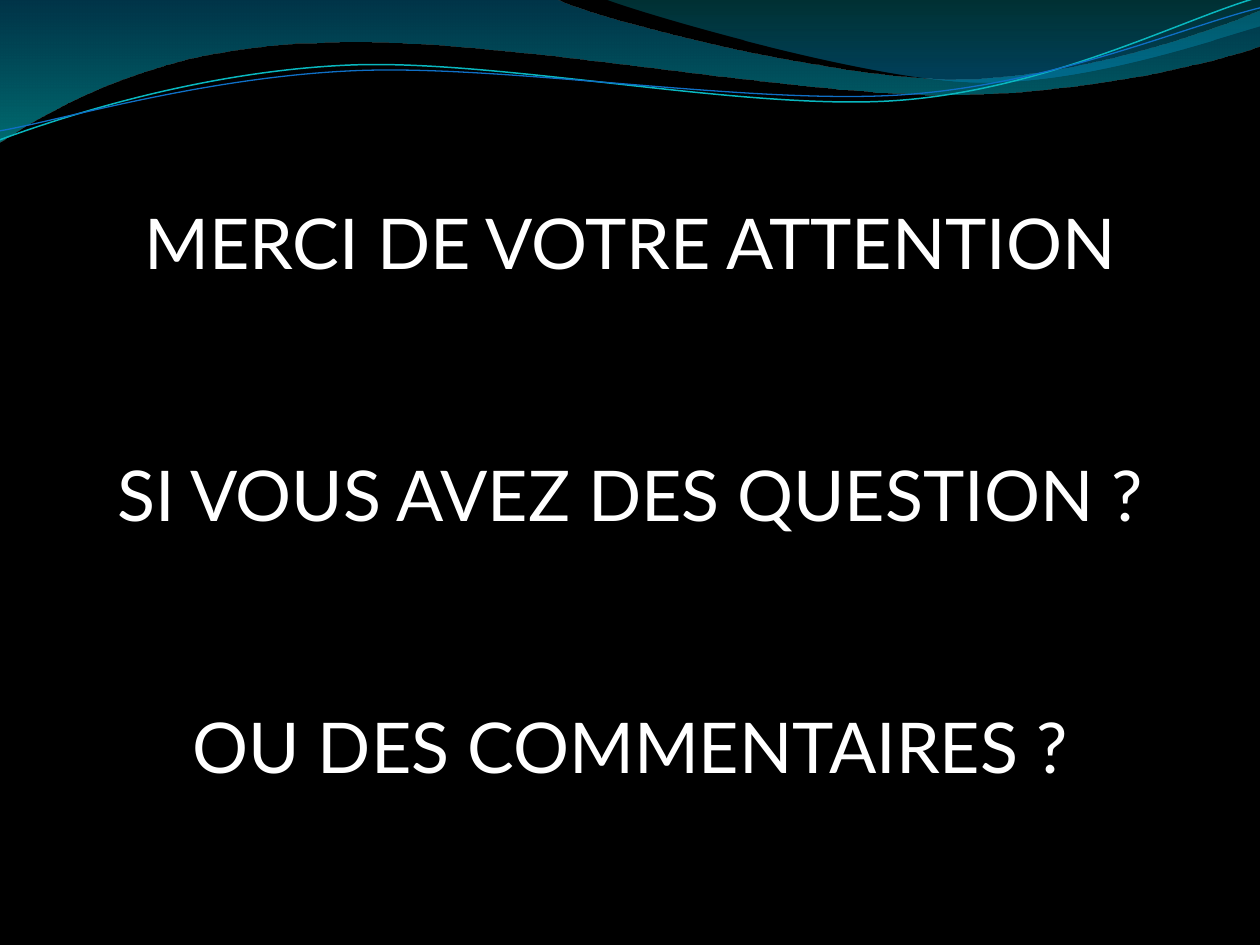
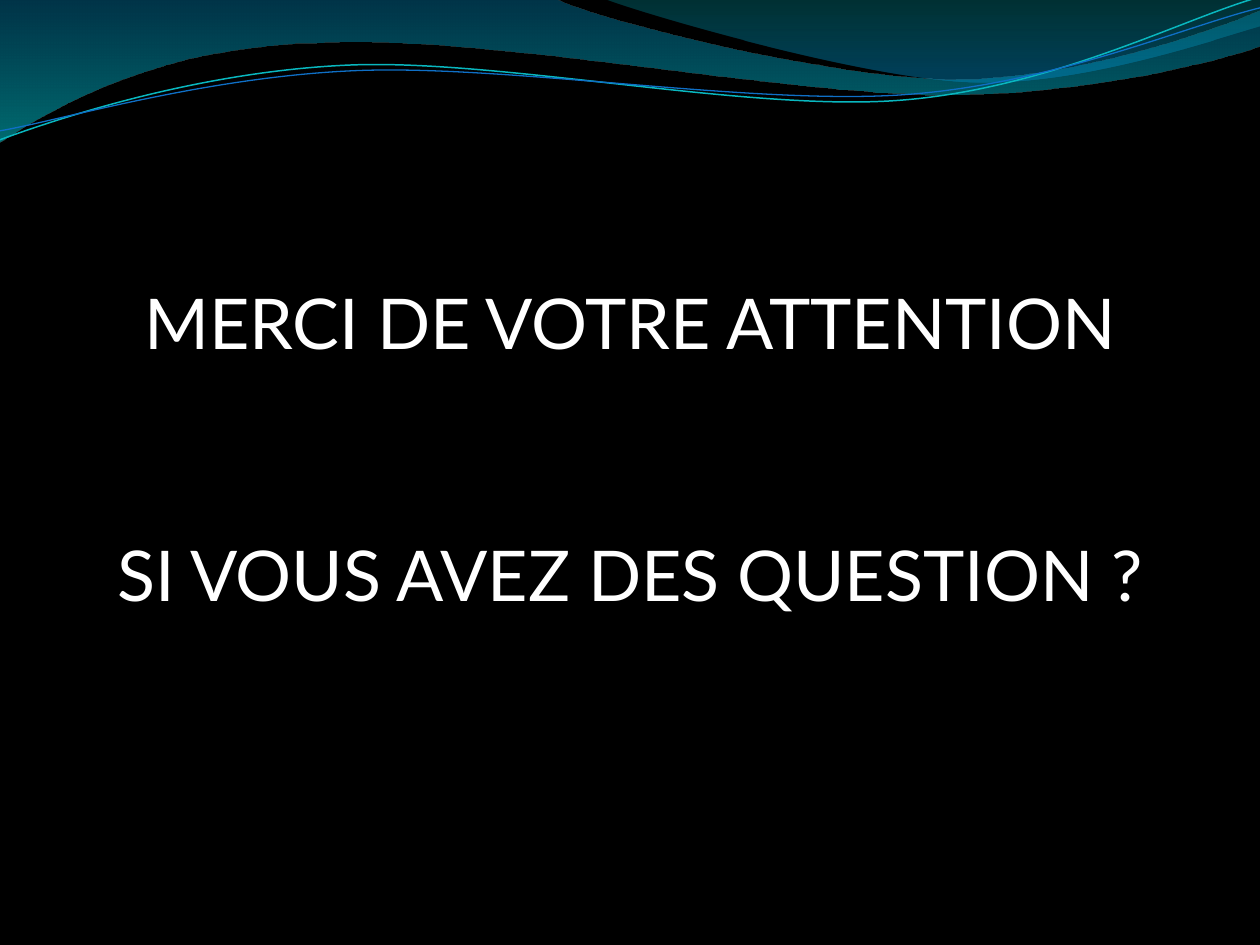
Before and after one commit to rogelja/Projet, a slide deck: slide 15 of PowerPoint/Présentation soutenance.pptx (slide 13 before the commit). Drawn at 1260x945 pixels with LibreOffice and Linux fonts; fonts in the diff are those of the drawing. Boxes give left, top, right and bottom in pixels: in the first picture for what was removed or moved away, otherwise in the second. Text is boxed around its words. In the diff, an @@ line names an element or a change of style, - is before the commit and + after.

```diff
--- a/PowerPoint/Présentation soutenance.pptx
+++ b/PowerPoint/Présentation soutenance.pptx
@@ text "MERCI DE VOTRE ATTENTION": place and size @@
-text "MERCI DE VOTRE ATTENTION" at bbox=[117, 218, 1116, 774]
+text "MERCI DE VOTRE ATTENTION" at bbox=[117, 298, 1116, 612]
@@ text at bbox=[193, 722, 1018, 774]: paragraph removed @@
-OU DES COMMENTAIRES ?
```
Also in this commit, not shown: 7 other slides changed, 4 slides added, 2 slides removed, 4 other files.
